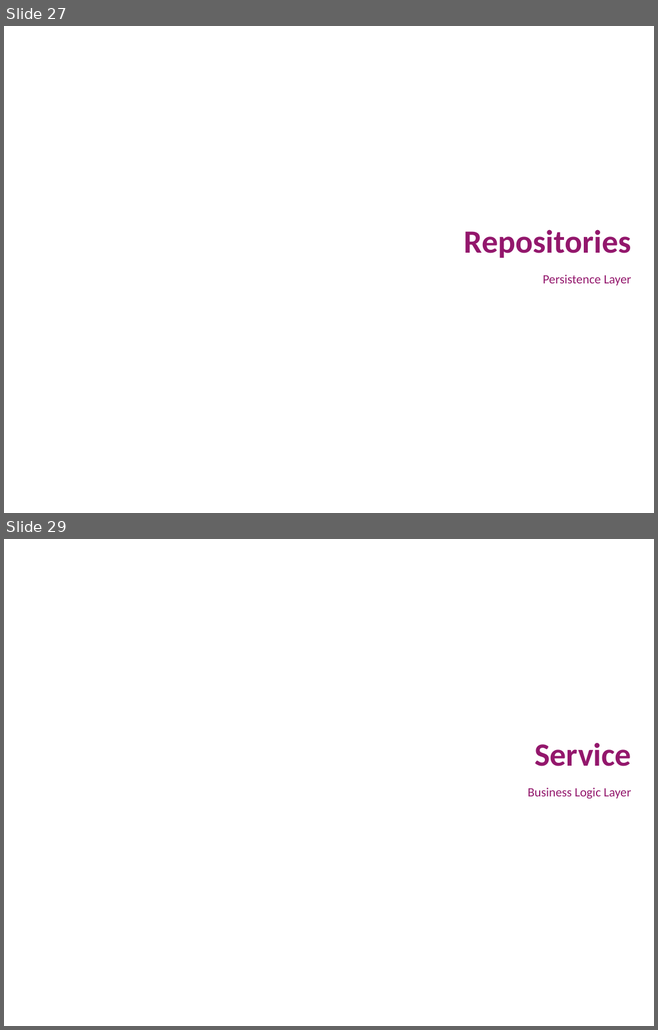
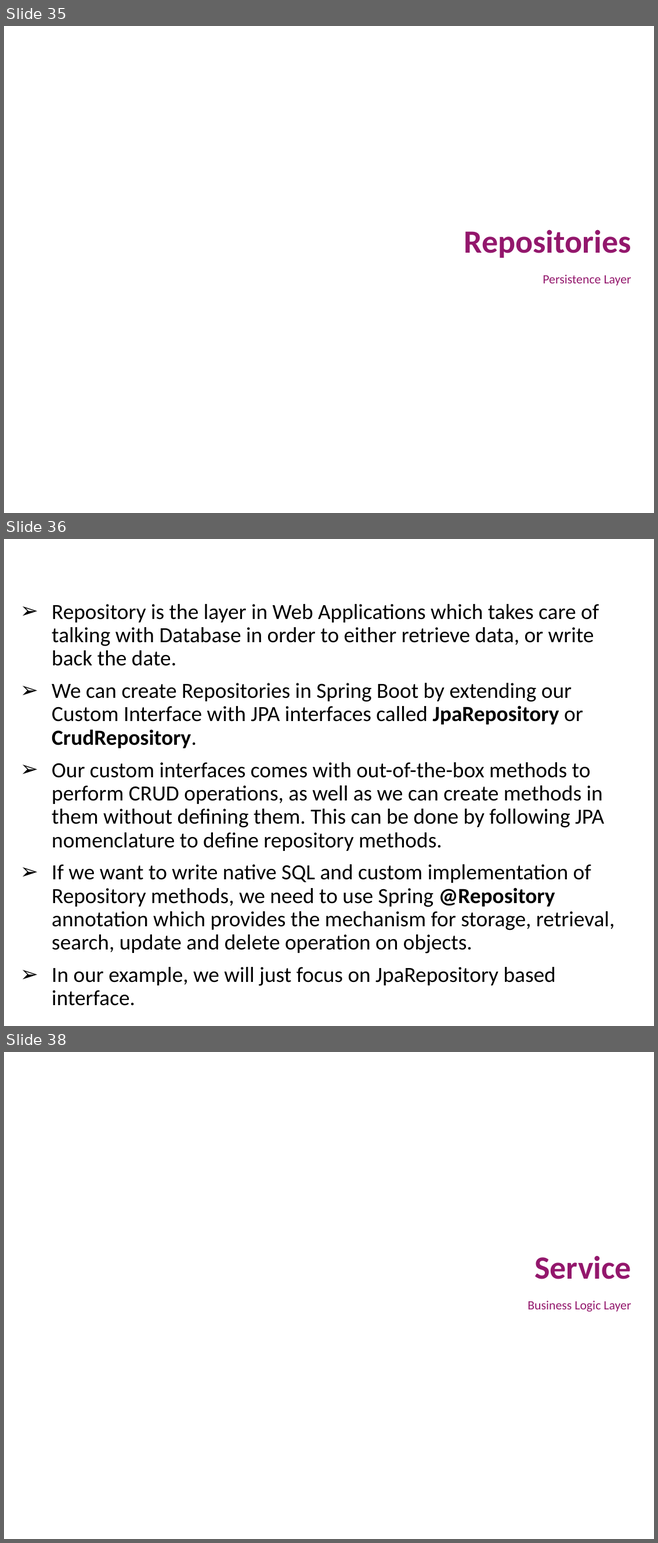
Before and after one commit to vishalrangras/spring-boot-sample, a slide deck: Developing with Spring Boot.pptx. Shown one above the other, each under a label of ours: slides 27 and 29 before the commit, slides 35, 36 and 38 after it; the slides between them are not shown. The pictures are 658x1030 and 658x1543 pixels, drawn with LibreOffice and Linux fonts; fonts in the diff are those of the drawing; background and template pictures are left out. Boxes give left, top, right and bottom in pixels: in the first picture for what was removed or moved away, otherwise in the second. Text is boxed around its words. In the diff, an @@ line names an element or a change of style, - is before the commit and + after.

```diff
--- a/Developing with Spring Boot.pptx
+++ b/Developing with Spring Boot.pptx
@@ slide 36 added at [4,539,654,1026], background #FFFFFF @@
@@ title added at [10,546,456,587], 24 pt, text #FFFFFF, bold @@
+Repositories
@@ text added at [52,604,614,1006], 24 pt, text #000000 @@
+➢ Repository is the layer in Web Applications which takes care of talking with Database in order to either retrieve data, or write back the date.
+➢ We can create Repositories in Spring Boot by extending our Custom Interface with JPA interfaces called JpaRepository or CrudRepository.
+➢ Our custom interfaces comes with out-of-the-box methods to perform CRUD operations, as well as we can create methods in them without defining them. This can be done by following JPA nomenclature to define repository methods.
+➢ If we want to write native SQL and custom implementation of Repository methods, we need to use Spring @Repository annotation which provides the mechanism for storage, retrieval, search, update and delete operation on objects.
+➢ In our example, we will just focus on JpaRepository based interface.
@@ what was slide 27 is now slide 35 @@
@@ what was slide 29 is now slide 38 @@
```
Also in this commit, not shown: 6 slides changed, 22 other slides added, 13 slides removed.
